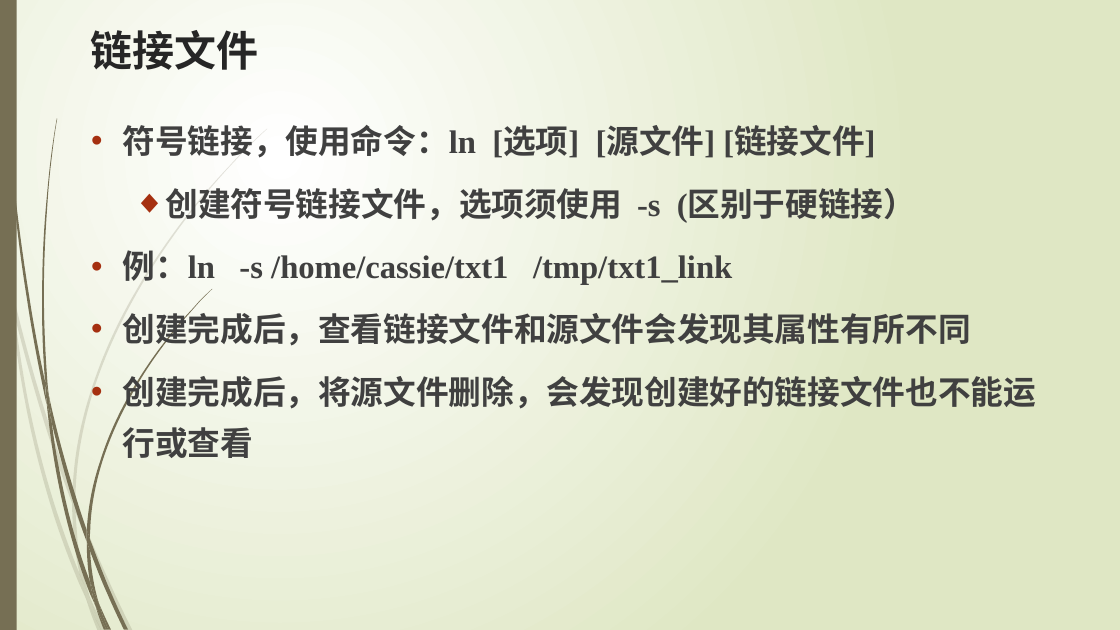
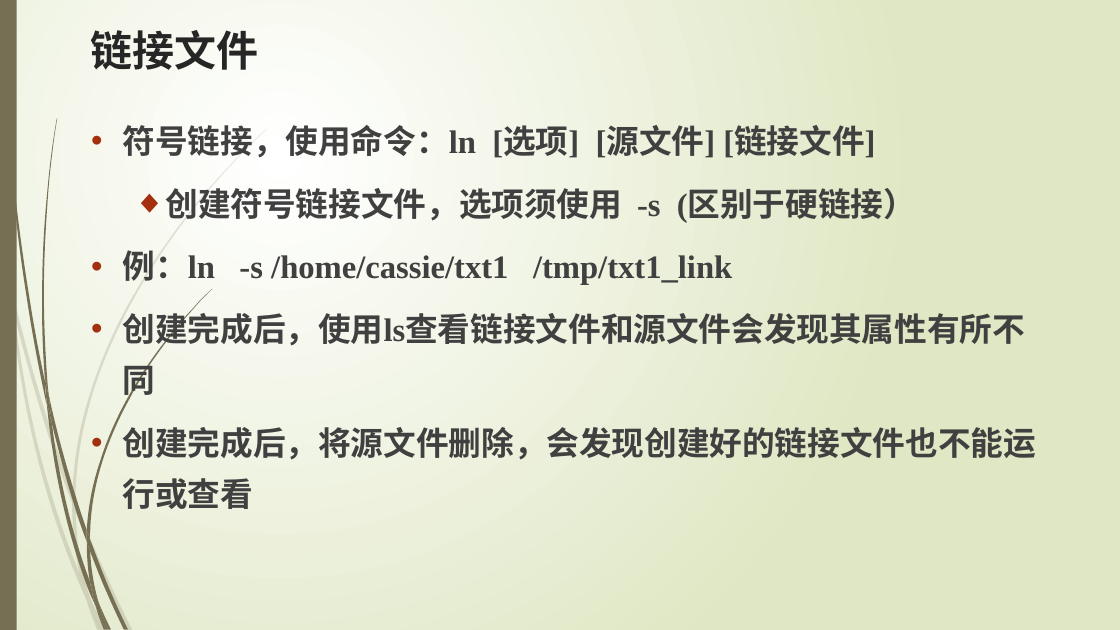
Before and after one commit to edu2act/course-testing-technique, a slide deck: slide 65 of PPT/3 Linux File Manager.pptx. Drawn at 1120x630 pixels with LibreOffice and Linux fonts; fonts in the diff are those of the drawing. Boxes give left, top, right and bottom in pixels: in the first picture for what was removed or moved away, otherwise in the second. Text is boxed around its words. In the diff, an @@ line names an element or a change of style, - is before the commit and + after.

```diff
--- a/PPT/3 Linux File Manager.pptx
+++ b/PPT/3 Linux File Manager.pptx
@@ text at (123,308,1026,350): text changed @@
-• 创建完成后，查看链接文件和源文件会发现其属性有所不同
+• 创建完成后，使用ls查看链接文件和源文件会发现其属性有所不同
```
Also in this commit, not shown: 3 other slides changed, 4 other files.
